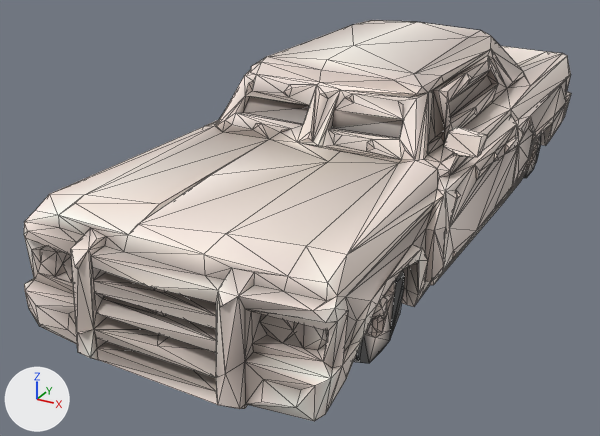
The glTF model public/models/prop_lowrider.glb, before and after one commit.
Both versions are drawn from a 50 mm camera at (2.31, -5.38, 2.55) aimed at (-0.38, -0.49, 0.1). Lighting does not change. The marker at lower left points along +X, +Y and +Z. The picture after the commit comes second. Mesh edges are drawn as thin lines. Where no turn or scale is listed for an object, it has been applied to the vertices.
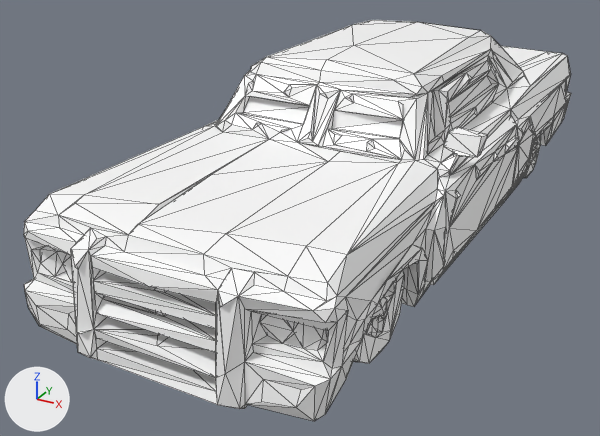
Edits to the scene script, one JSON object a line:
```json
{"block": "mat_material_0", "where": "n0 = _N.new('ShaderNodeBsdfPrincipled'); n0.name = 'Principled BSDF'"}
{"op": "add", "block": "mat_material_0", "code": "n0.inputs[0].default_value = (1.0, 1.0, 1.0, 1.0)  # 'Base Color', white #ffffff"}
{"op": "remove", "block": "mat_material_0", "code": "n2 = _N.new('ShaderNodeVertexColor'); n2.name = 'Color Attribute'"}
{"op": "remove", "block": "mat_material_0", "code": "_L.new(n2.outputs[0], n0.inputs[0])  # 'Color' to 'Base Color'"}
```

Changed parts and their boxes [x1, y1, x2, y2] in the pictures (600 x 436 px):
```json
{"object": "Mesh_0", "change": "recoloured", "before": [24, 20, 571, 421], "after": [24, 20, 571, 421]}
```
